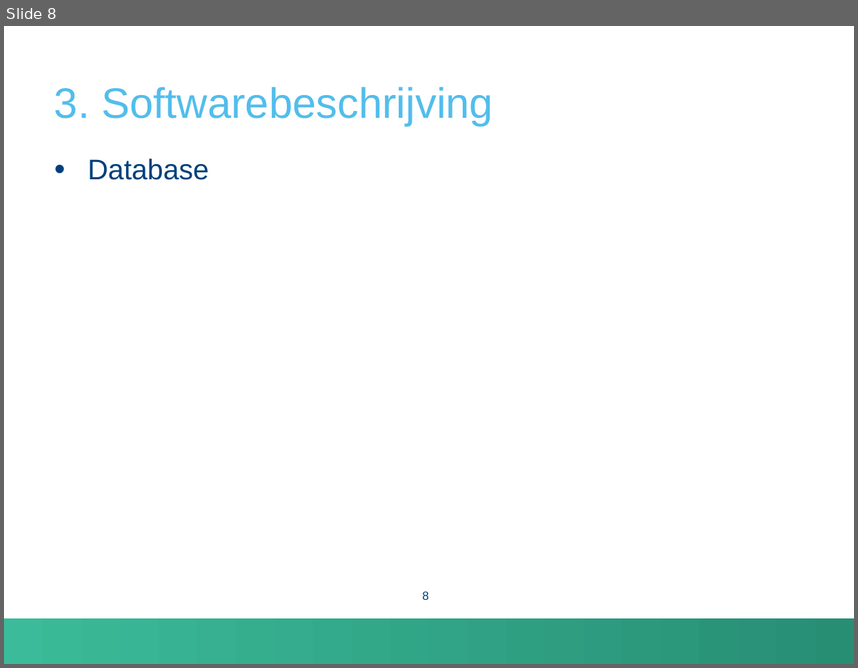
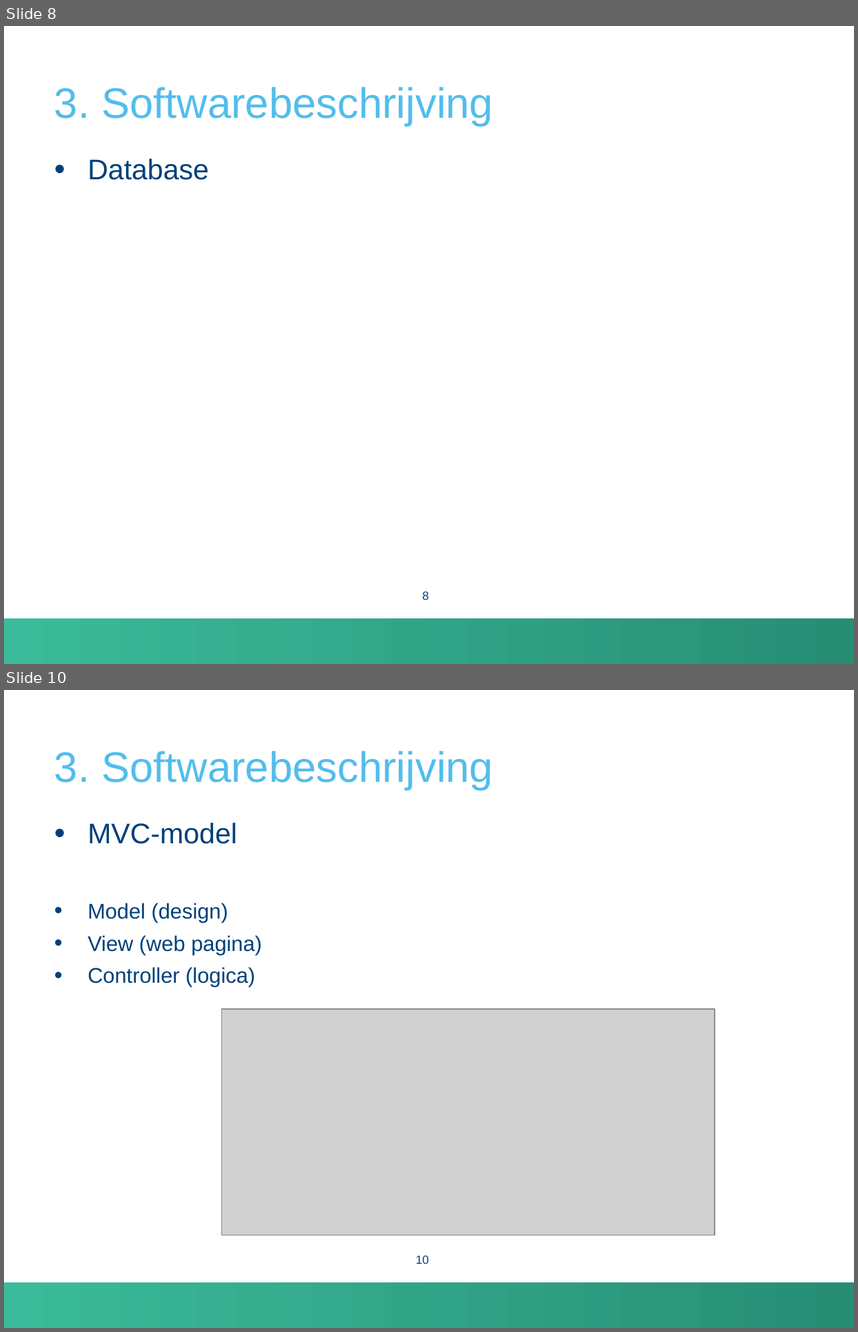
Before and after one commit to FrancisHoste00/AcaBachProject2, a slide deck: Presentatie.pptx. Shown one above the other, each under a label of ours: slide 8 before the commit, slides 8 and 10 after it; the slides between them are not shown. The pictures are 858x668 and 858x1332 pixels, drawn with LibreOffice and Linux fonts; fonts in the diff are those of the drawing; grey boxes stand for pictures; background and template pictures are left out. Boxes give left, top, right and bottom in pixels: in the first picture for what was removed or moved away, otherwise in the second. Text is boxed around its words. In the diff, an @@ line names an element or a change of style, - is before the commit and + after.

```diff
--- a/Presentatie.pptx
+++ b/Presentatie.pptx
@@ slide 10 added at (x1=4, y1=690, x2=854, y2=1328), background #FFFFFF; not listed: 1 template element that a slide beside it also shows @@
@@ title added at (x1=54, y1=751, x2=493, y2=789), 36 pt, text #52BDEC @@
+3. Softwarebeschrijving
@@ text added at (x1=87, y1=822, x2=262, y2=987), 18 pt, text #00407A @@
+• MVC-model
+• Model (design)
+• View (web pagina)
+• Controller (logica)
@@ picture added at (x1=221, y1=1009, x2=715, y2=1235) @@
@@ page number added at (x1=416, y1=1255, x2=429, y2=1263), 10 pt, text #00407A @@
+10
```
Also in this commit, not shown: 5 slides changed, 11 other slides added.
